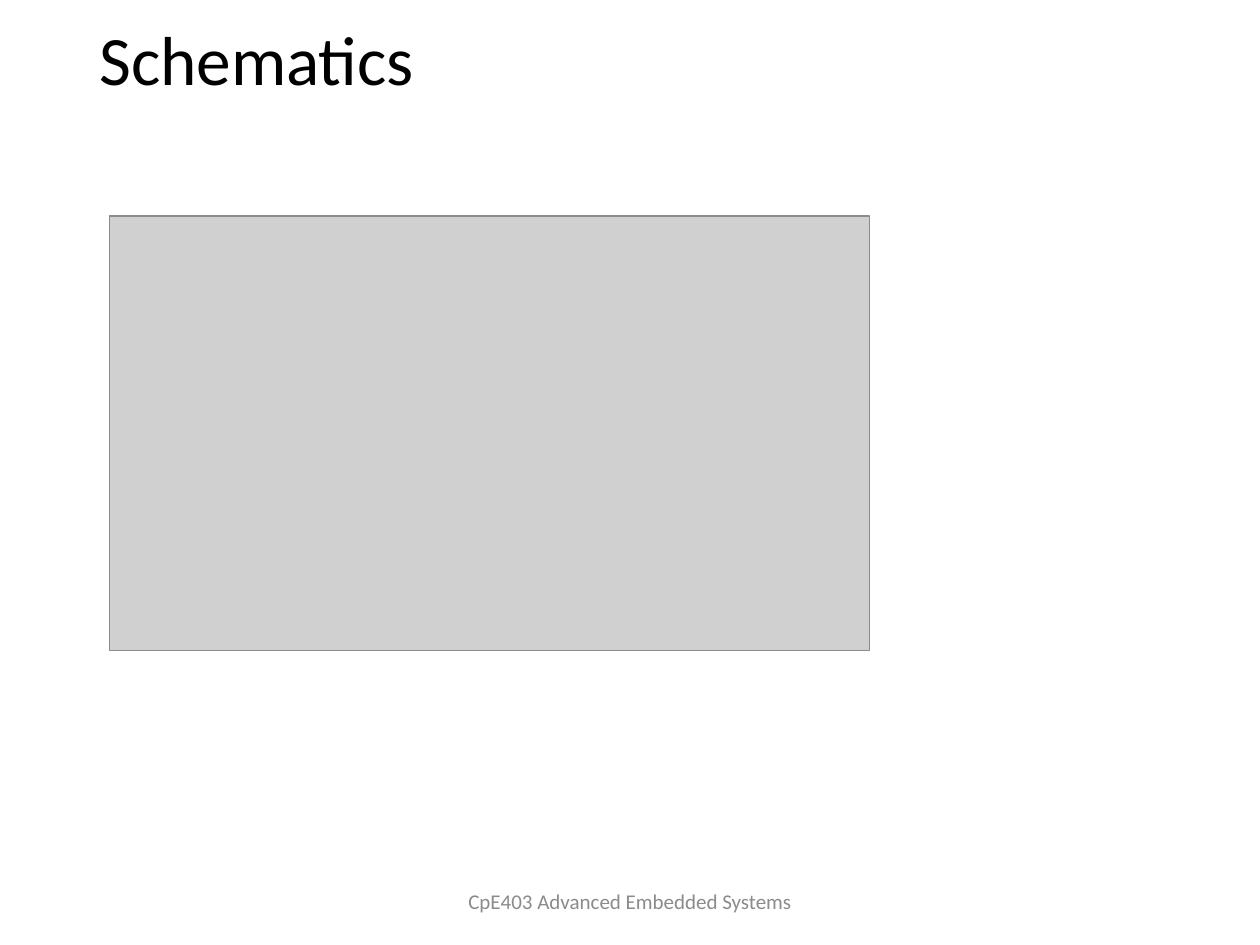
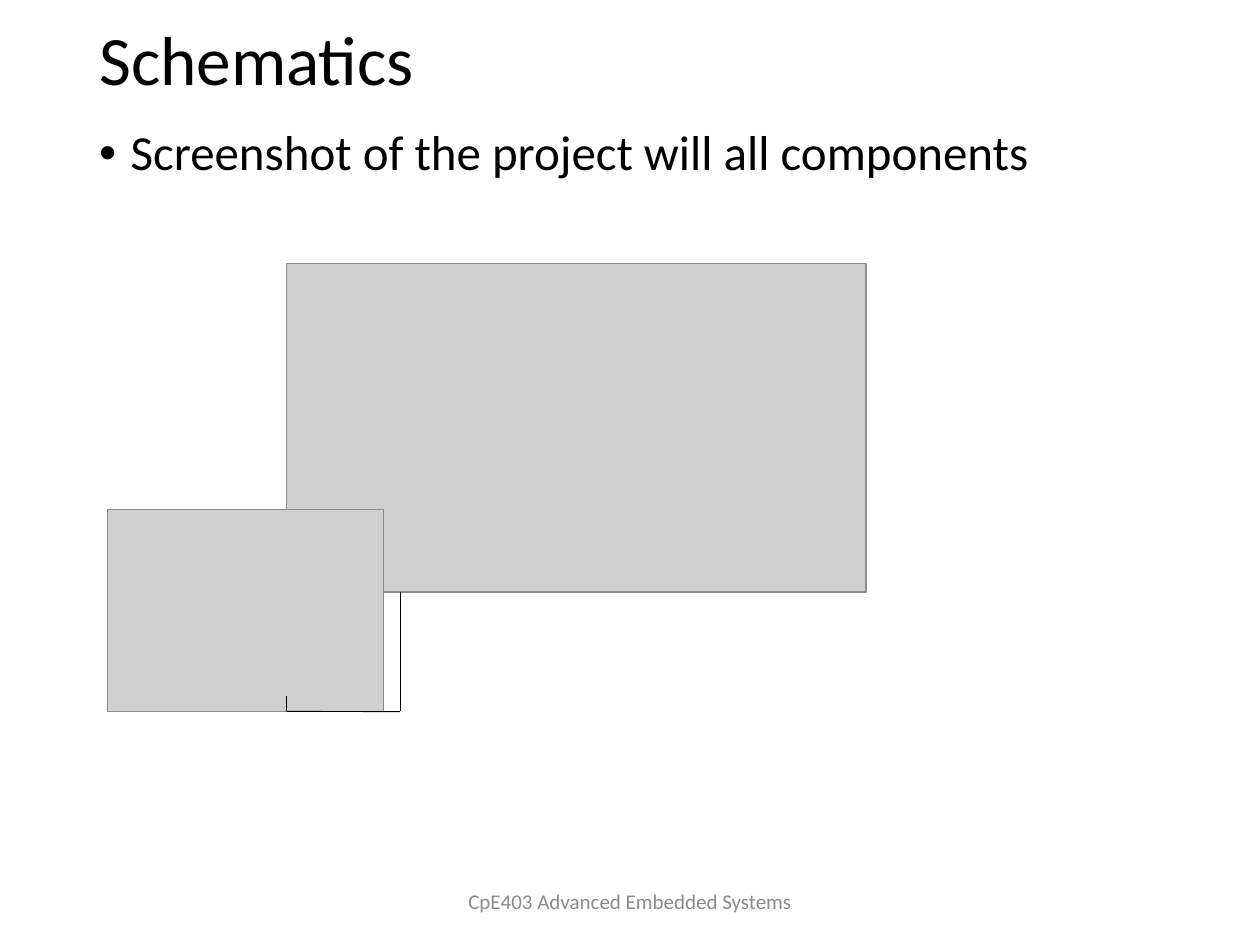
Before and after one commit to TraceStewart/epc304llaf8102vlnu, a slide deck: slide 9 of Final/CpE403_Project_F2018.pptx (slide 6 before the commit). Drawn at 1260x945 pixels with LibreOffice and Linux fonts; fonts in the diff are those of the drawing; grey boxes stand for pictures. Boxes give left, top, right and bottom in pixels: in the first picture for what was removed or moved away, otherwise in the second. Text is boxed around its words. In the diff, an @@ line names an element or a change of style, - is before the commit and + after.

```diff
--- a/Final/CpE403_Project_F2018.pptx
+++ b/Final/CpE403_Project_F2018.pptx
@@ text added at bbox=[131, 136, 1028, 179], 28 pt, text #000000 @@
+• Screenshot of the project will all components
@@ picture: place and size @@
-picture at bbox=[110, 215, 869, 650]
+picture at bbox=[286, 263, 866, 592]
@@ picture added at bbox=[107, 509, 383, 712] @@
@@ line added from (401, 592) to (401, 712), #000000 0.5 pt @@
@@ line added from (401, 712) to (286, 712), #000000 0.5 pt @@
@@ line added from (286, 697) to (286, 712), #000000 0.5 pt @@
```
Also in this commit, not shown: 8 other slides changed, 2 slides added, 4 slides removed, 1 other file.
